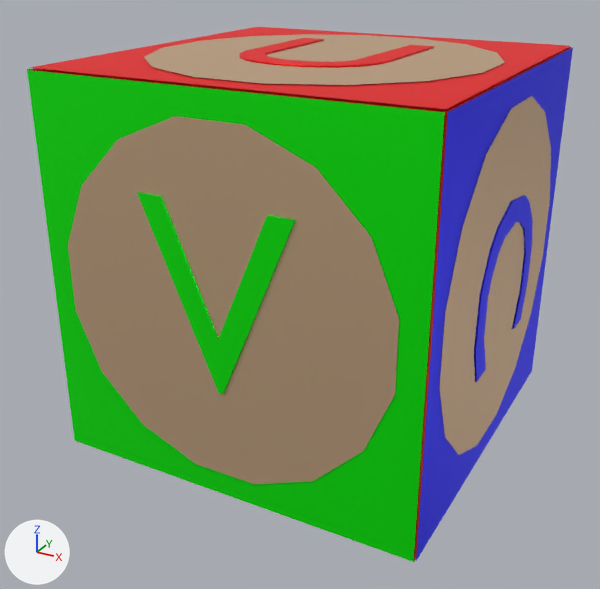
A saved change to the COLLADA model meshes/cube_13.dae.
One viewpoint serves both versions: a 50 mm camera at (0.0443, -0.086, 0.0357) aimed at (-0.0011, -0.0034, -0.0055). The lights are fixed; the arrows at lower left show +X, +Y and +Z.
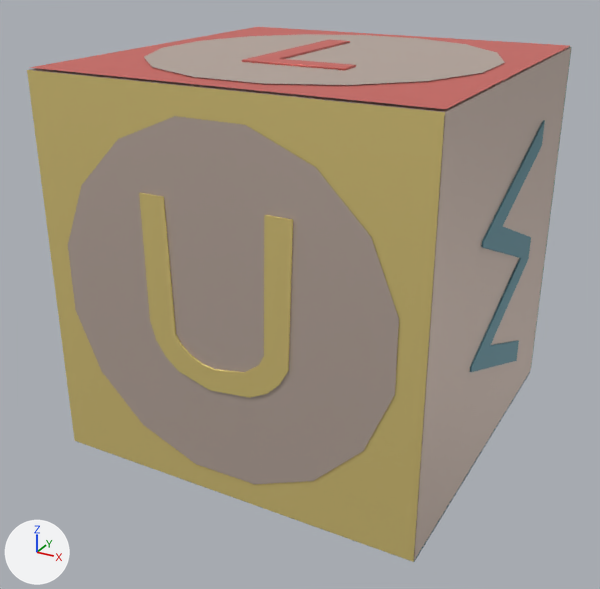
Commit message: updated cubes

Pixel boxes (x1, y1, x2, y2) of what changed, in the pictures (600 x 589 px; the box of a moved part takes in the faces that stretch with it):
'cube', recoloured, reshaped: before (27, 27, 573, 562); after (27, 27, 572, 562)
part 1 of me_cube_014, rebuilt (41% narrower): before (239, 38, 434, 68); after (242, 39, 356, 70)
part 2 of me_cube_014, rebuilt (27% wider, 35% taller): before (474, 195, 533, 382); after (470, 120, 545, 372)
part 3 of me_cube_014, rebuilt: before (137, 192, 295, 394); after (139, 193, 293, 398)
part 4 of me_cube_014, deleted: before (439, 96, 551, 455)
part 5 of me_cube_014, deleted (blue): before (416, 48, 573, 561)
part 6 of me_cube_014, moved or reshaped: (75, 116, 399, 484) in both
part 7 of me_cube_014, recoloured: (29, 47, 571, 560) in both
part 8 of me_cube_014, recoloured: before (82, 443, 416, 562); after (82, 372, 530, 562)
part 9 of me_cube_014, recoloured: after (531, 47, 572, 365)
part 10 of me_cube_014, recoloured (green to yellow): (27, 70, 445, 562) in both

What the commit changed:
Material 'Red' (mat_red) changes colour from red #ff0000 to red #e4746d; in linear values from (1.0, 0.0, 0.0) to (0.776, 0.176, 0.153).
Material 'Wood' (mat_wood) changes colour from beige #d3b390 to light grey #cebdb2; in linear values from (0.65, 0.45, 0.28) to (0.62, 0.506, 0.443).
Material 'Blue' (mat_blue) changes colour from green #00ff00 to cyan #5d8e9a; in linear values from (0.0, 1.0, 0.0) to (0.11, 0.271, 0.325).
Material 'Green' (mat_green) changes colour from blue #0000ff to green #51af8f; in linear values from (0.0, 0.0, 1.0) to (0.0824, 0.431, 0.275).
Material 'Yellow' (mat_yellow) is new.
Its base color is (0.855, 0.69, 0.247) (yellow #eed888).
Its metallic is 0.5.
me_cube_014 is used by ob_cube; location (0.0, 0.0, 0.0).
me_cube_014 had 290 vertices, 412 faces and spanned x -0.0228..0.023, y -0.023..0.023, z -0.023..0.023.
me_cube_014 now has 218 vertices, 316 faces and spans x -0.0225..0.0228, y -0.023..0.023, z -0.023..0.023.
me_cube_014 part 1: the loose piece of 72 vertices spanning x -0.0088..0.0088, y -0.0093..0.0115, z 0.0228..0.023 is rebuilt with 12 vertices and now spans x -0.0051..0.007, y -0.009..0.0115, z 0.0228..0.023.
me_cube_014 part 2: the loose piece of 50 vertices spanning x 0.0228..0.023, y -0.009..0.0116, z -0.0093..0.0091 is rebuilt with 26 vertices and now spans x 0.0226..0.0228, y -0.0092..0.0115, z -0.0156..0.0156, in mat_blue (cyan #5d8e9b).
me_cube_014 part 3: the loose piece of 14 vertices spanning x -0.0091..0.0091, y -0.023..-0.0228, z -0.0092..0.0115 is rebuilt with 42 vertices and now spans x -0.0088..0.0088, y -0.023..-0.0228, z -0.0092..0.0115, in mat_yellow (yellow #eed888).
me_cube_014 part 4: the loose piece of 16 vertices spanning x 0.0228, y -0.0196..0.0196, z -0.0196..0.0196 is deleted.
me_cube_014 part 5: the loose piece of 4 vertices spanning x 0.0227, y -0.0225..0.0225, z -0.0225..0.0225 is deleted.
Part 6, on me_cube_014:
7 faces are deleted.
7 new faces join them, mat_wood (light grey #cebdb2).
me_cube_014 part 7: 12 faces spanning x -0.0225..0.0225, y -0.0225..0.0225, z -0.0225..0.0225 switch from mat_red (red #ff0000) to mat_wood (light grey #cebdb2).
me_cube_014 part 8: 2 faces spanning x -0.0225..0.0225, y -0.0225..0.0225, z -0.0227 switch from mat_red (red #ff0000) to mat_blue (cyan #5d8e9b).
me_cube_014 part 9: 2 faces spanning x -0.0225..0.0225, y 0.0227, z -0.0225..0.0225 switch from mat_blue (green #00ff00) to mat_green (green #51af8f).
me_cube_014 part 10: 2 faces spanning x -0.0225..0.0225, y -0.0227, z -0.0225..0.0225 switch from mat_blue (green #00ff00) to mat_yellow (yellow #eed888).
